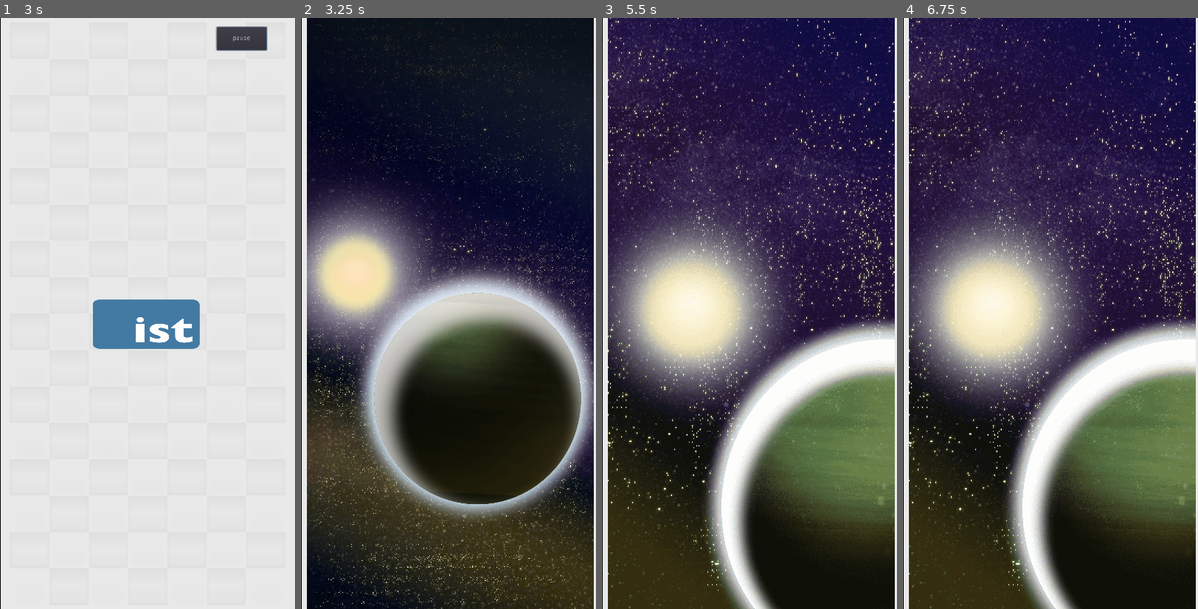
Above: before the commit, frames 1-4 (left to right).
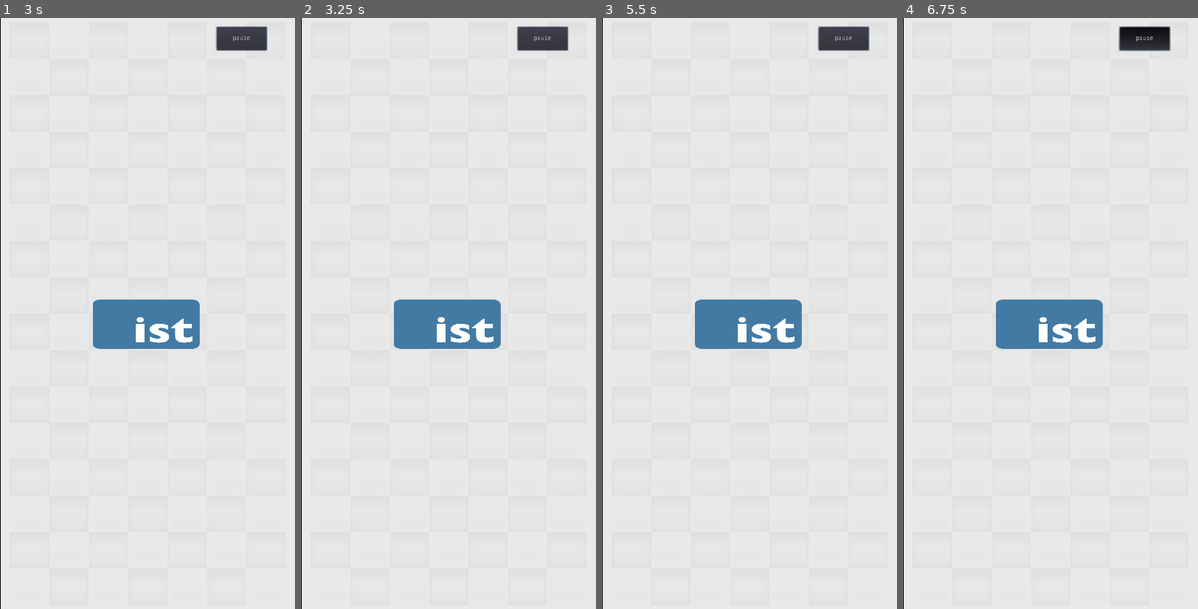
Above: after the commit, the same moments.

Repository: thunderrabbit/conswi
Game: Godot game, scene res://SplashScreen/SplashScreen.tscn
The game is run twice, just before and just after one commit, with the same random seed, the same clock (stepped at 60 frames per second) and the same inputs.
Inputs (mouse positions are in pixels of both pictures, inside the frame that each line leads up to):
- Up to frame 1 (3 s): tap Enter at 0.5 s; move the mouse to (212, 283) at 0.52 s; hold Right (move_right) 0.53-1.25 s; click (212, 283) at 0.67 s; click "pause" at 1.25 s; click "GO" at 2 s; drag from (88, 343) to (132, 431) at 2.77 s
- Up to frame 2 (3.25 s): no input
- Up to frame 3 (5.5 s): move the mouse to (779, 183) at 3.52 s; hold Right (move_right) 3.53-4.25 s; drag from (734, 431) to (661, 224) at 4.27 s; move the mouse to (838, 402) at 5.02 s; hold Left (move_left) from 5.03 s (still down)
- Up to frame 4 (6.75 s): release Left (move_left) at 5.75 s; drag from (962, 224) to (1006, 165) at 5.77 s; move the mouse to (1065, 313) at 6.52 s; hold Space (drop_down) from 6.53 s (still down); click (1065, 313) at 6.67 s

Frame 1 is identical in both runs. In frame 2, 97% of the frame differs, in the area x 2-100%, y 0-100%; in frame 3, 93%; in frame 4, 93%.
Error after the commit: Parse Error: Constant "TYPE_PANDA" already exists in this class (at line 47). (res://helpers/Globals.gd:54)

Commit message:
Use Global constants as identifiers
so errors can be caught at compile time

Diff:
--- a/NightDayMainSplash/CanvasLayer for World Select Buttons.gd
+++ b/NightDayMainSplash/CanvasLayer for World Select Buttons.gd
@@ -24,13 +24,13 @@
 var panda_texture = preload("res://images/Folder_4/panda_world@3x.png")
 var rabbit_texture = preload("res://images/Folder_4/rabbit world@3x.png")
 var tiger_texture = preload("res://images/Folder_4/tiger world@3x.png")
-var world_textures = [["cow", cow_texture]
-					 ,["dog",dog_texture]
-					 ,["lion",lion_texture]
-					 ,["monkey",monkey_texture]
-					 ,["panda",panda_texture]
-					 ,["rabbit",rabbit_texture]
-					 ,["tiger",tiger_texture]
+var world_textures = [[G.TYPE_COW, cow_texture]
+					 ,[G.TYPE_DOG,dog_texture]
+					 ,[G.TYPE_LION,lion_texture]
+					 ,[G.TYPE_MONKEY,monkey_texture]
+					 ,[G.TYPE_PANDA,panda_texture]
+					 ,[G.TYPE_RABBIT,rabbit_texture]
+					 ,[G.TYPE_TIGER,tiger_texture]
 					]
 var num_buttons = world_textures.size()
 
--- a/helpers/Globals.gd
+++ b/helpers/Globals.gd
@@ -49,6 +49,11 @@
 const TYPE_COW			= 4
 const TYPE_CAT			= 5
 const TYPE_BEAR			= 6
+const TYPE_LION			= 7    # Right now, TYPE_LION and following do not exist in icons, but are on world select screen
+const TYPE_MONKEY		= 8
+const TYPE_PANDA		= 9
+const TYPE_RABBIT		= 10
+const TYPE_TIGER		= 11
 
 const STAR_DISPLAY_BONUS = 0
 const STAR_REDUCE_SWIPES = 1
